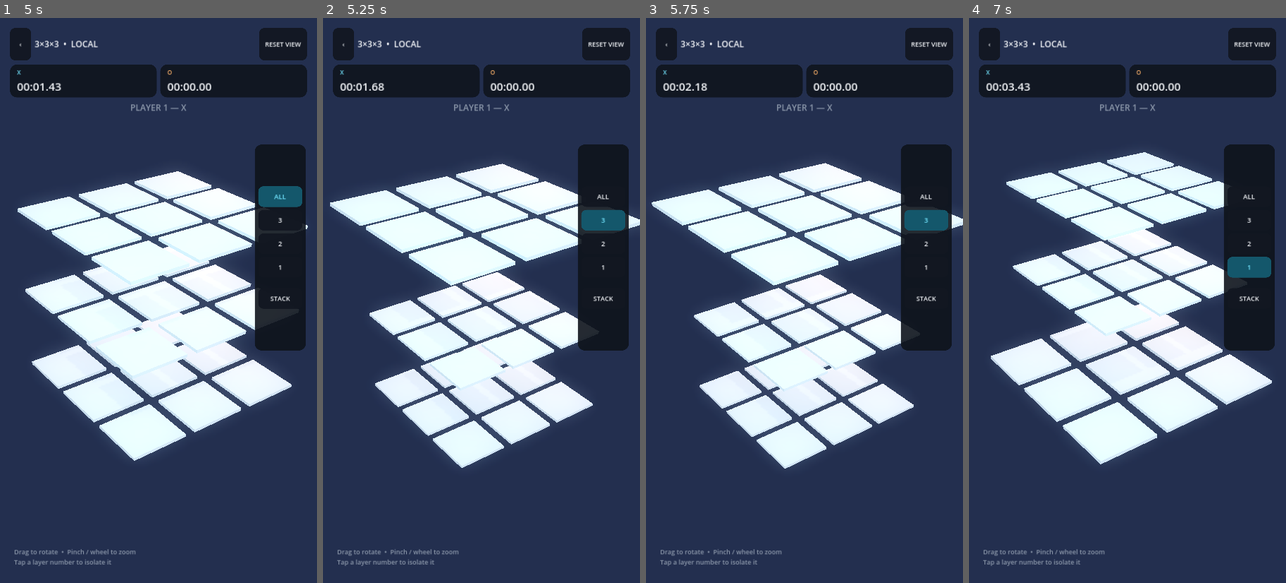
Above: before the commit, frames 1-4 (left to right).
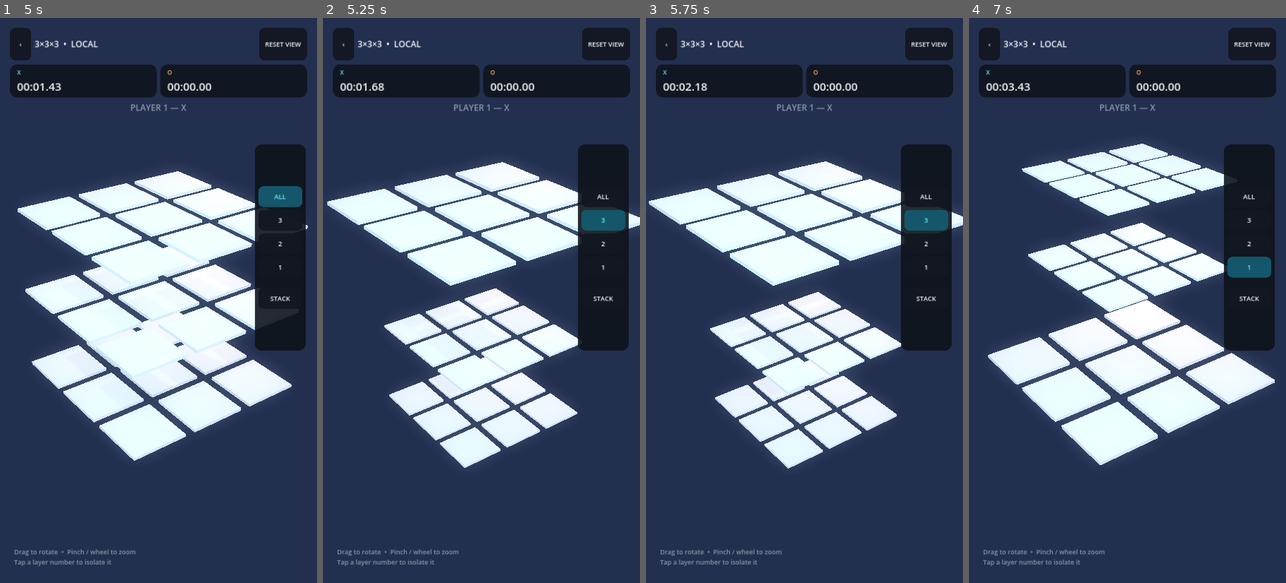
Above: after the commit, the same moments.

Repository: Creativebrook/tic3
Game: Godot game, scene res://scenes/main.tscn
Two runs of this game, one before a commit and one after it. Both use one fixed random seed, a clock stepped at 60 frames per second and the inputs below.
Inputs:
- Up to frame 1 (5 s): click "PLAYER vs COMPUTER" at 0.5 s; click "START GAME" at 1.25 s; click "‹" at 2 s; click "PLAYER vs PLAYER" at 2.75 s; click "START GAME" at 3.5 s; click "ALL" at 4.25 s
- Up to frame 2 (5.25 s): click "3" at 5 s
- Up to frame 3 (5.75 s): no input
- Up to frame 4 (7 s): click "2" at 5.75 s; click "1" at 6.5 s

Frame 1 is identical in both runs. In frame 2, 8.0% of the frame differs, in the area x 1-100%, y 25-80%; in frame 3, 8.2%; in frame 4, 9.8%, in the area x 6-97%, y 22-80%.

Commit message:
fix: make inactive layers visibly disabled

Diff:
--- a/scripts/board_view.gd
+++ b/scripts/board_view.gd
@@ -248,13 +248,13 @@
 
 		if focused_layer >= 0:
 			if z == focused_layer:
-				target.y += 0.10
-				target_scale = Vector3.ONE * 1.08
+				target.y += 0.12
+				target_scale = Vector3.ONE * 1.10
 			else:
 				var focus_direction := -1.0 if z < focused_layer else 1.0
-				target.y += focus_direction * 0.50
-				target_scale = Vector3.ONE * 0.84
-				visible_alpha = 0.20
+				target.y += focus_direction * 0.75
+				target_scale = Vector3.ONE * 0.72
+				visible_alpha = 0.14
 
 		_set_layer_alpha(layer_roots[z], visible_alpha)
 		_set_layer_interactive(layer_roots[z], interactive)
@@ -272,8 +272,12 @@
 	_set_visual_alpha_recursive(layer, alpha)
 
 func _set_visual_alpha_recursive(node: Node, alpha: float) -> void:
-	if node is VisualInstance3D:
-		node.transparency = 1.0 - alpha
+	# transparency belongs to GeometryInstance3D (MeshInstance3D inherits it).
+	# Using VisualInstance3D here left the inactive layers visually unchanged.
+	if node is GeometryInstance3D:
+		var geometry := node as GeometryInstance3D
+		geometry.transparency = 1.0 - alpha
+		geometry.cast_shadow = GeometryInstance3D.SHADOW_CASTING_SETTING_OFF if alpha < 0.5 else GeometryInstance3D.SHADOW_CASTING_SETTING_ON
 	for child in node.get_children():
 		_set_visual_alpha_recursive(child, alpha)
 
